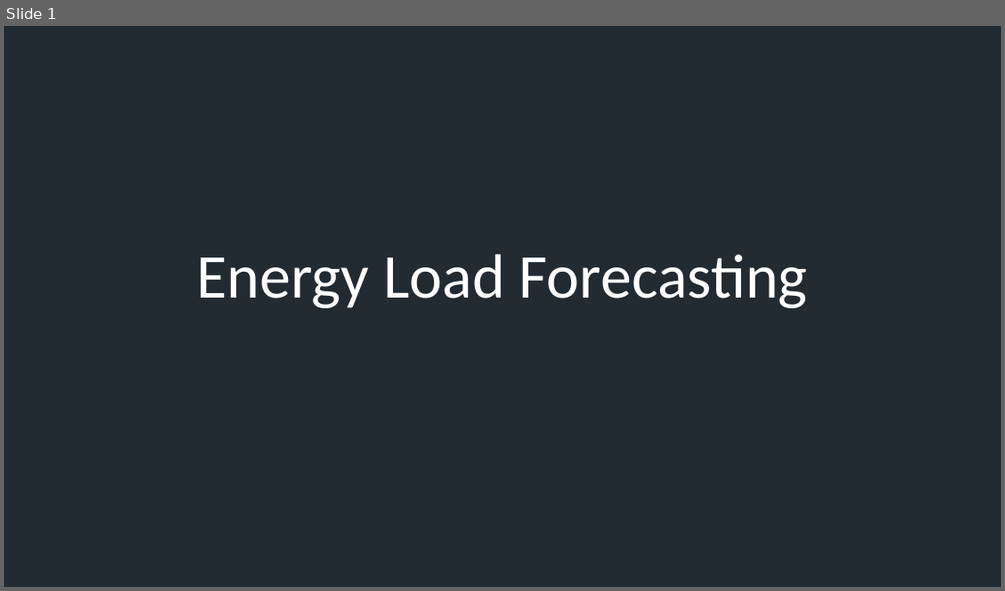
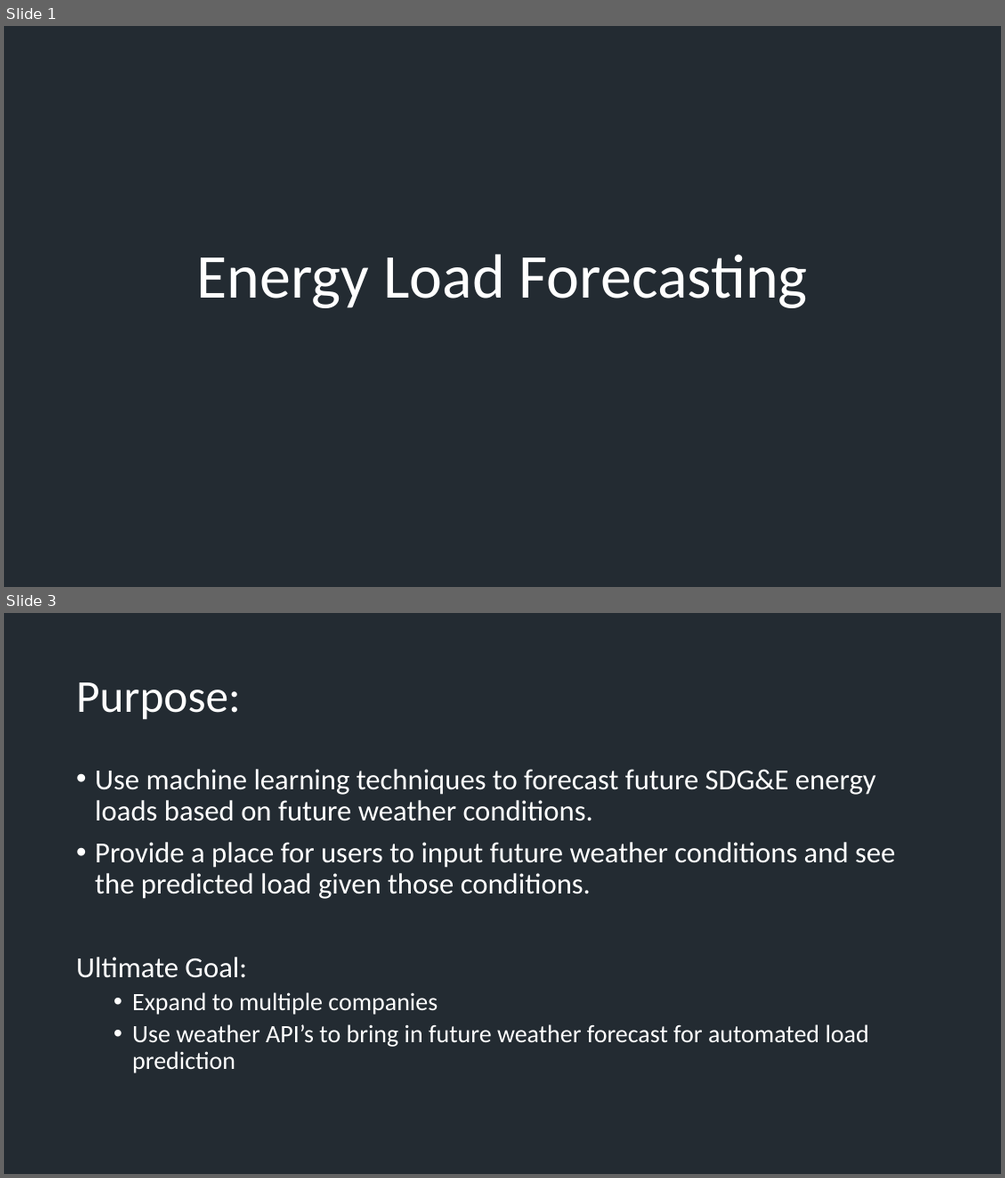
Before and after one commit to Matlickp/Energy_Load_Forecasting, a slide deck: Energy Load Forecasting Presentation.pptx. Shown one above the other, each under a label of ours: slide 1 before the commit, slides 1 and 3 after it; the slides between them are not shown. The pictures are 1005x591 and 1005x1178 pixels, drawn with LibreOffice and Linux fonts; fonts in the diff are those of the drawing; background and template pictures are left out. Boxes give left, top, right and bottom in pixels: in the first picture for what was removed or moved away, otherwise in the second. Text is boxed around its words. In the diff, an @@ line names an element or a change of style, - is before the commit and + after.

```diff
--- a/Energy Load Forecasting Presentation.pptx
+++ b/Energy Load Forecasting Presentation.pptx
@@ slide 3 added at bbox=[4, 613, 1001, 1174], background picture (left out) @@
@@ title added at bbox=[76, 682, 241, 720], 88 pt, text #FFFFFF @@
+Purpose:
@@ text added at bbox=[76, 769, 895, 1073], 56 pt, text #FFFFFF @@
+• Use machine learning techniques to forecast future SDG&E energy loads based on future weather conditions.
+• Provide a place for users to input future weather conditions and see the predicted load given those conditions.
+Ultimate Goal:
+  • Expand to multiple companies
+  • Use weather API’s to bring in future weather forecast for automated load prediction
```
Also in this commit, not shown: 10 other slides added, 5 slides removed, 2 other files.
